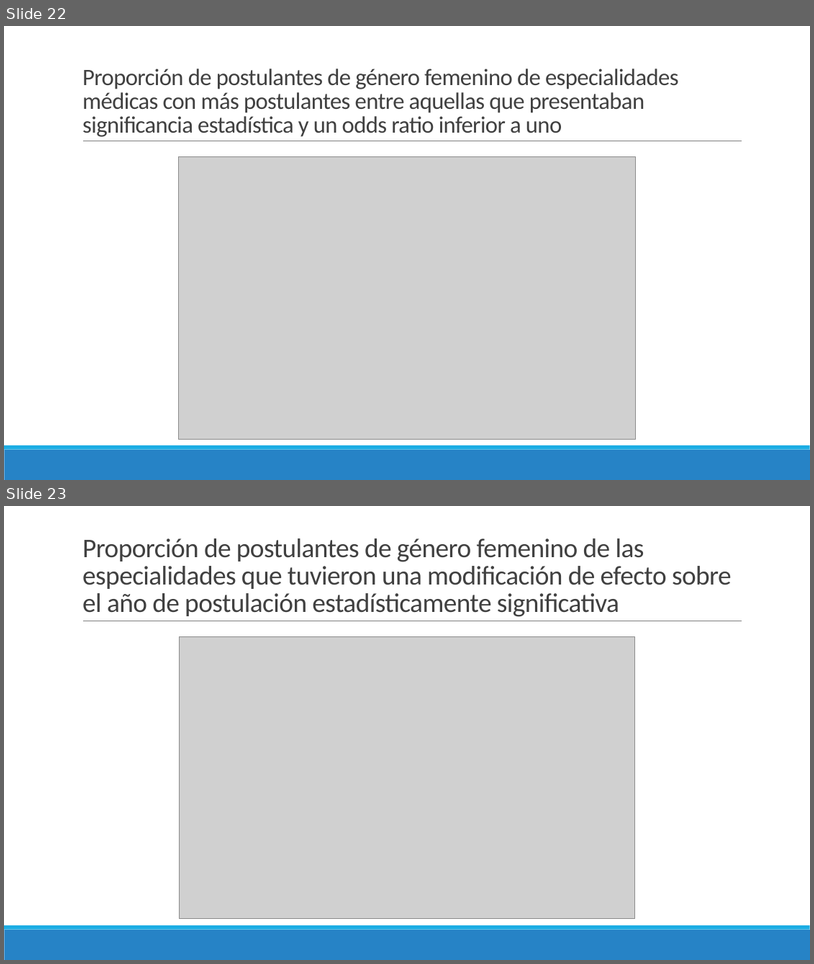
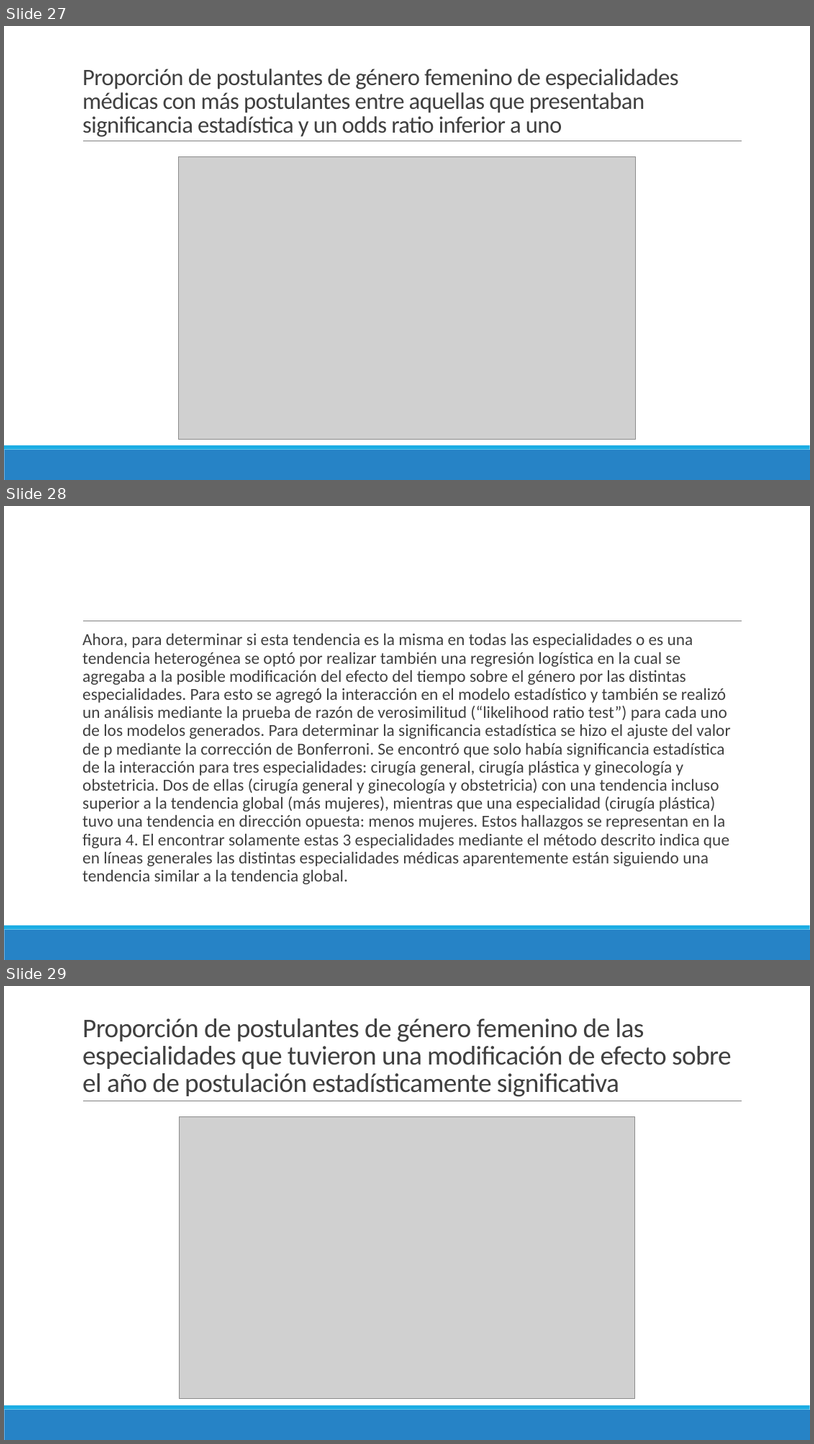
Before and after one commit to danimedi/tesis_genero_especialidades, a slide deck: doc/diapositivas_sustentacion_tesis.pptx. Shown one above the other, each under a label of ours: slides 22 and 23 before the commit, slides 27, 28 and 29 after it. The pictures are 814x964 and 814x1444 pixels, drawn with LibreOffice and Linux fonts; fonts in the diff are those of the drawing; grey boxes stand for pictures. Boxes give left, top, right and bottom in pixels: in the first picture for what was removed or moved away, otherwise in the second. Text is boxed around its words. In the diff, an @@ line names an element or a change of style, - is before the commit and + after.

```diff
--- a/doc/diapositivas_sustentacion_tesis.pptx
+++ b/doc/diapositivas_sustentacion_tesis.pptx
@@ slide 28 added at [4,506,810,960], background #FFFFFF; not listed: 3 template elements that a slide beside it also shows @@
@@ text added at [82,633,730,884], 20 pt, text #404040 @@
+  Ahora, para determinar si esta tendencia es la misma en todas las especialidades o es una tendencia heterogénea se optó por realizar también una regresión logística en la cual se agregaba a la posible modificación del efecto del tiempo sobre el género por las distintas especialidades. Para esto se agregó la interacción en el modelo estadístico y también se realizó un análisis mediante la prueba de razón de verosimilitud (“likelihood ratio test”) para cada uno de los modelos generados. Para determinar la significancia estadística se hizo el ajuste del valor de p mediante la corrección de Bonferroni. Se encontró que solo había significancia estadística de la interacción para tres especialidades: cirugía general, cirugía plástica y ginecología y obstetricia. Dos de ellas (cirugía general y ginecología y obstetricia) con una tendencia incluso superior a la tendencia global (más mujeres), mientras que una especialidad (cirugía plástica) tuvo una tendencia en dirección opuesta: menos mujeres. Estos hallazgos se representan en la figura 4. El encontrar solamente estas 3 especialidades mediante el método descrito indica que en líneas generales las distintas especialidades médicas aparentemente están siguiendo una tendencia similar a la tendencia global.
@@ what was slide 22 is now slide 27 @@
@@ what was slide 23 is now slide 29 @@
```
Also in this commit, not shown: 17 other slides added.
